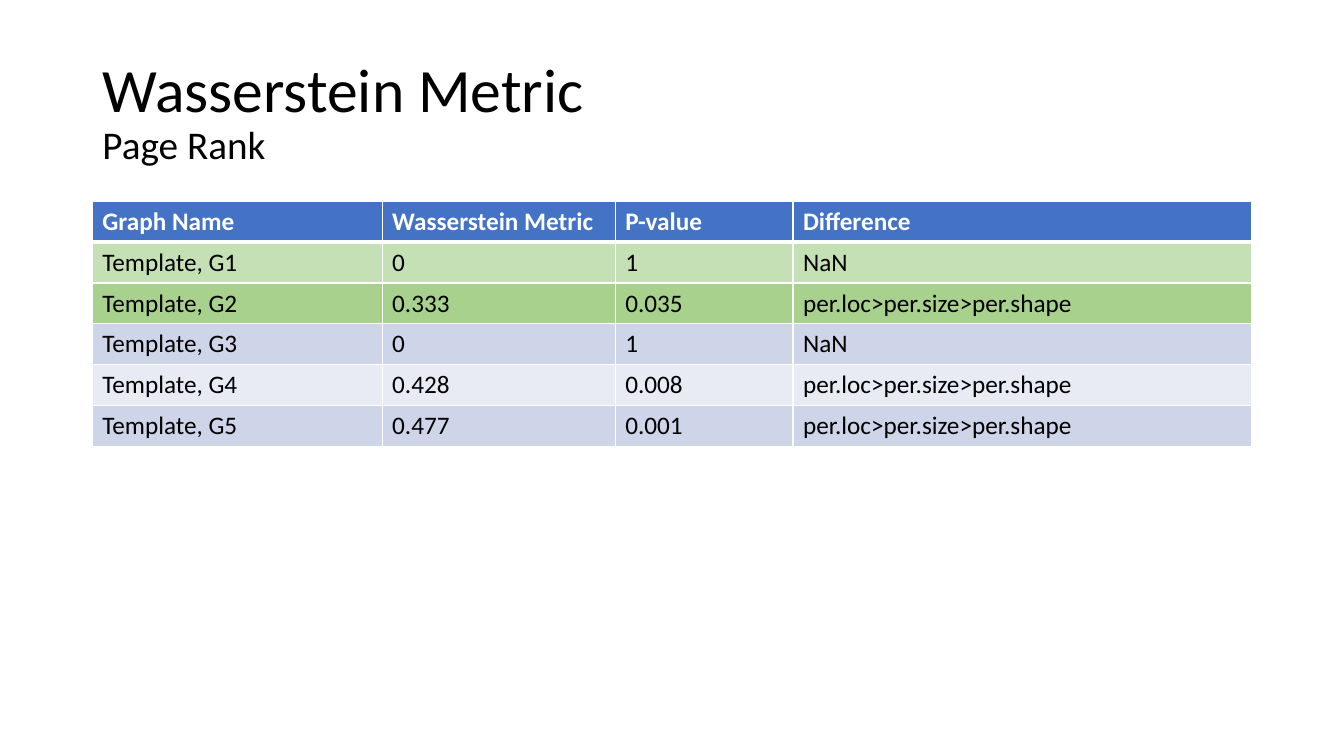
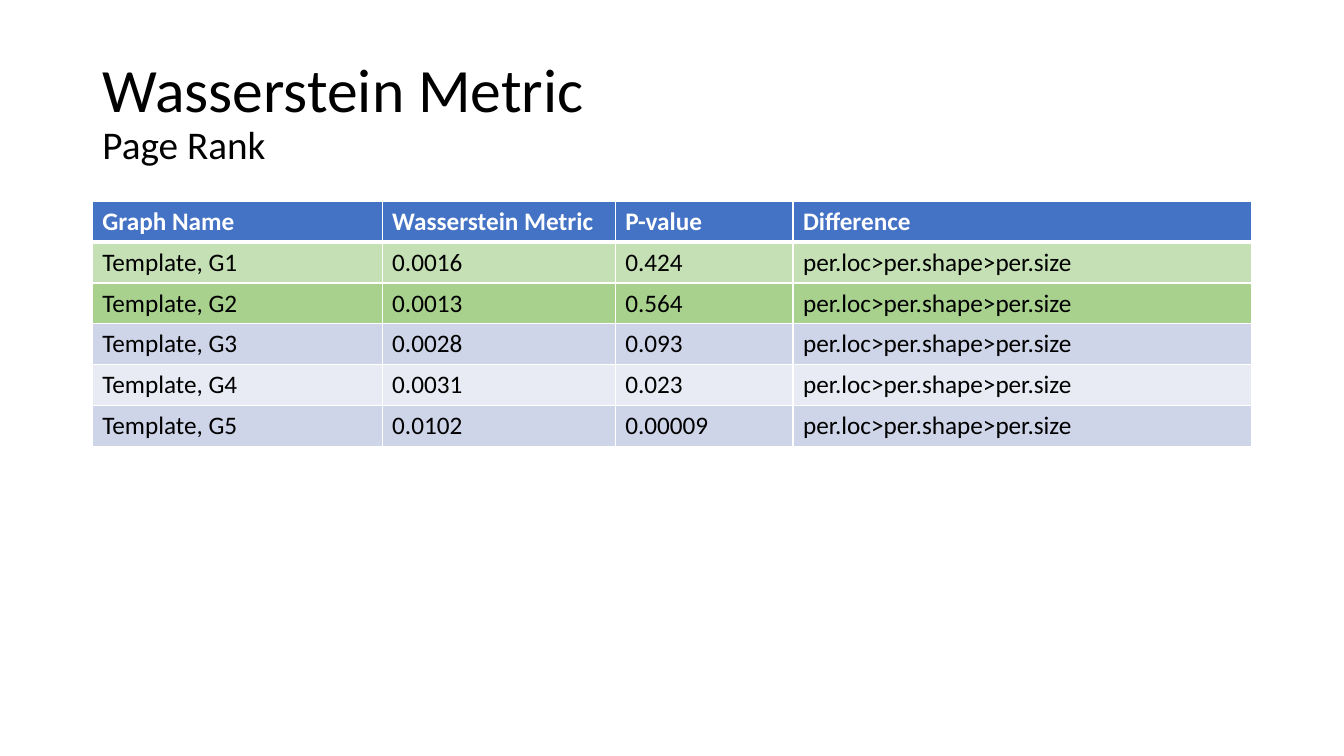
Before and after one commit to AtrayeeNeog/Visualization_2019-20, a slide deck: slide 88 of Documentation/Presentation/Project_Presentation_v2.pptx. Drawn at 1344x756 pixels with LibreOffice and Linux fonts; fonts in the diff are those of the drawing. Boxes give left, top, right and bottom in pixels: in the first picture for what was removed or moved away, otherwise in the second. Text is boxed around its words. In the diff, an @@ line names an element or a change of style, - is before the commit and + after.

```diff
--- a/Documentation/Presentation/Project_Presentation_v2.pptx
+++ b/Documentation/Presentation/Project_Presentation_v2.pptx
@@ table at (x1=93, y1=202, x2=1252, y2=447) @@
-row 2: Template, G1 | 0 | 1 | NaN
+row 2: Template, G1 | 0.0016 | 0.424 | per.loc>per.shape>per.size
-row 3: Template, G2 | 0.333 | 0.035 | per.loc>per.size>per.shape
+row 3: Template, G2 | 0.0013 | 0.564 | per.loc>per.shape>per.size
-row 4: Template, G3 | 0 | 1 | NaN
+row 4: Template, G3 | 0.0028 | 0.093 | per.loc>per.shape>per.size
-row 5: Template, G4 | 0.428 | 0.008 | per.loc>per.size>per.shape
+row 5: Template, G4 | 0.0031 | 0.023 | per.loc>per.shape>per.size
-row 6: Template, G5 | 0.477 | 0.001 | per.loc>per.size>per.shape
+row 6: Template, G5 | 0.0102 | 0.00009 | per.loc>per.shape>per.size
```
Also in this commit, not shown: 9 other slides changed, 1 other file.
